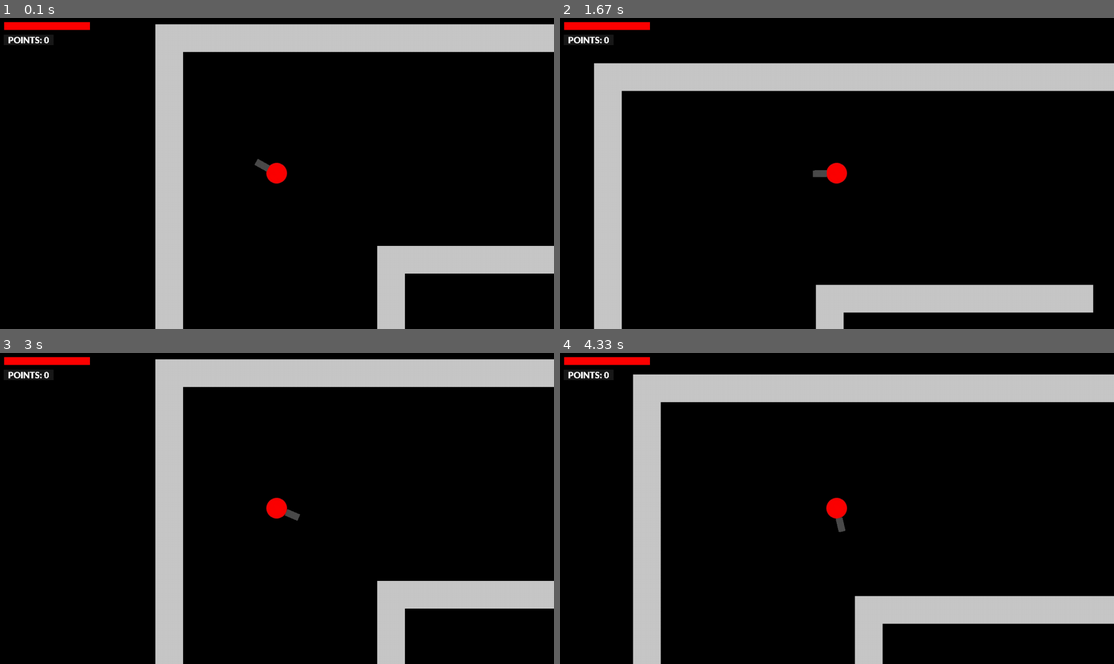
Above: before the commit, frames 1-4 (two rows, left to right).
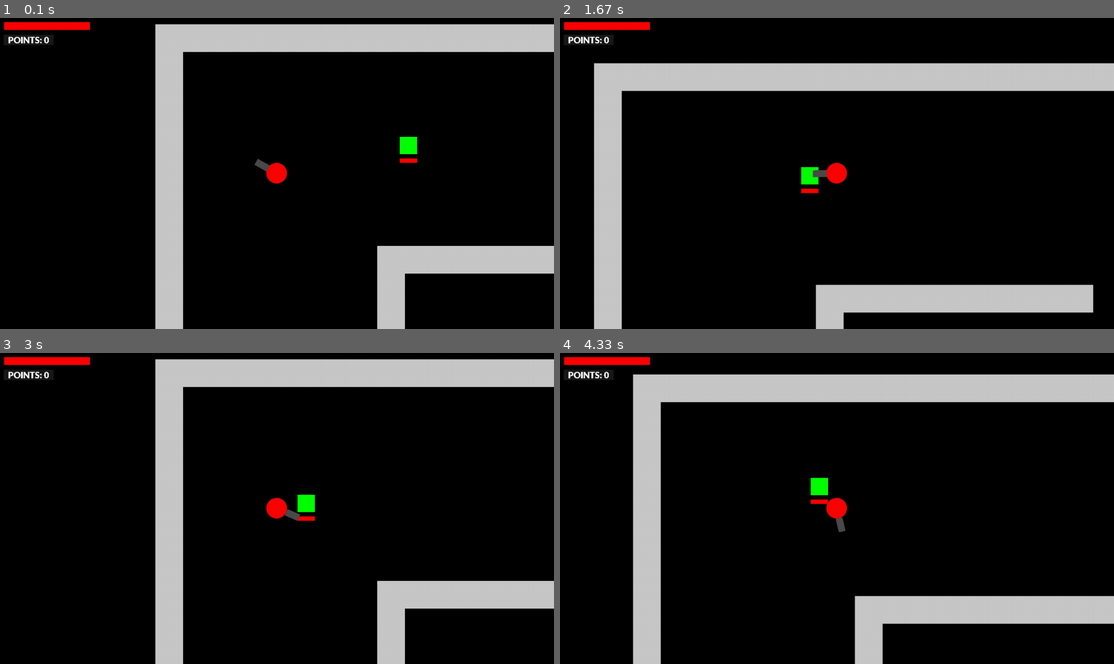
Above: after the commit, the same moments.

Repository: abmu/pygame-shooter-game
Game: pygame game, started from main.py
The game is run twice, just before and just after one commit, with the same random seed, the same clock (stepped at 60 frames per second) and the same inputs.
Inputs (mouse positions are in pixels of both pictures, inside the frame that each line leads up to):
- Up to frame 1 (0.1 s): no input
- Up to frame 2 (1.67 s): hold Right 0.33-0.8 s; move the mouse to (814, 185) at 0.37 s; hold Up 0.83-1.13 s; move the mouse to (1014, 164) at 0.87 s; hold Right 1.17-1.63 s; move the mouse to (704, 176) at 1.2 s
- Up to frame 3 (3 s): hold Left 1.67-2.2 s; move the mouse to (105, 461) at 1.7 s; hold Down 2.23-2.53 s; move the mouse to (360, 399) at 2.27 s; hold Left 2.57-2.97 s; move the mouse to (343, 536) at 2.6 s
- Up to frame 4 (4.33 s): hold Up 3-3.37 s; move the mouse to (848, 402) at 3.03 s; hold Right 3.4-4.03 s; move the mouse to (637, 499) at 3.43 s; hold Down from 4.07 s (still down); move the mouse to (842, 539) at 4.1 s

The runs differ from the first frame. In frame 1, 0.2% of the frame differs, in the area x 72-76%, y 38-47%; in frame 2, 0.2%; in frame 3, 0.2%, in the area x 53-57%, y 45-55%; in frame 4, 0.2%.

Commit message:
New commit

Diff:
--- a/bullet.py
+++ b/bullet.py
@@ -14,8 +14,11 @@
         self.pos_y = self.rect.y
 
         # movement
-        self.speed = 10
         self.obstacle_sprites = obstacle_sprites
+
+        # stats
+        self.speed = 1
+        self.power = 50
 
     def set_direction(self,middle_pos,mouse_pos):
         # calculate bullet direction vector
@@ -47,7 +50,11 @@
         # handle wall collisions
         for sprite in self.obstacle_sprites:
             if sprite.rect.colliderect(self.rect):
-                self.kill()
+                if sprite.__class__.__name__ == 'Tile':
+                    self.kill()
+                elif sprite.__class__.__name__ == 'Enemy':
+                    sprite.take_damage(self.power)
+                    self.kill()
 
     def update(self):
         # update bullet
--- /dev/null
+++ b/enemy.py
@@ -0,0 +1,83 @@
+import pygame
+from settings import *
+
+
+class Enemy(pygame.sprite.Sprite):
+    def __init__(self,pos,groups,obstacle_sprites):
+        # enemy setup
+        super().__init__(groups)
+        self.image = pygame.image.load('graphics/enemy.png').convert_alpha()
+        self.rect = self.image.get_rect(topleft = pos)
+
+        # movement
+        self.direction = pygame.math.Vector2()
+        self.plaayer_distance = None
+        self.obstacle_sprites = obstacle_sprites
+
+        # attack
+        self.attacking = False
+        self.attack_cooldown = 1000
+        self.attack_time = None
+
+        # stats
+        self.speed = 3
+        self.max_health = 100
+        self.health = self.max_health
+        self.power = 20
+        self.notice_radius = 100
+
+    def move(self,speed):
+        # normalize direction vector to ensure it is a unit vector
+        # if direction vector is diagonal the magnitude > 1 <- not unit vector
+        if self.direction.magnitude() != 0:
+            self.direction = self.direction.normalize()
+
+        self.rect.x += self.direction.x * speed
+        self.collision('horizontal')
+        self.rect.y += self.direction.y * speed
+        self.collision('vertical')
+
+    def collision(self,direction):
+        # handle horizontal collisons
+        if direction == 'horizontal':
+            for sprite in self.obstacle_sprites:
+                if sprite.rect.colliderect(self.rect) and sprite.__class__.__name__ == 'Tile':
+                    if self.direction.x < 0: # moving left
+                        self.rect.left = sprite.rect.right
+                    elif self.direction.x > 0: # moving right
+                        self.rect.right = sprite.rect.left
+
+        # handle vertical collisions
+        if direction == 'vertical':
+            for sprite in self.obstacle_sprites:
+                if sprite.rect.colliderect(self.rect) and sprite.__class__.__name__ == 'Tile':
+                    if self.direction.y < 0: # moving up
+                        self.rect.top = sprite.rect.bottom
+                    elif self.direction.y > 0: # moving down
+                        self.rect.bottom = sprite.rect.top
+
+    def calculate_player_distance_direction(self,player):
+        # calculate player distance from enemy
+        enemy_vector = pygame.math.Vector2(self.rect.center)
+        player_vector = pygame.math.Vector2(player.rect.center)
+        self.distance = (player_vector-enemy_vector).magnitude()
+
+        # check to see if enemy is already at the player
+        # if they are then they shouldn't move
+        if self.distance > 0:
+            self.direction = (player_vector-enemy_vector)
+        else:
+            self.direction = pygame.math.Vector2()
+
+    def take_damage(self,power):
+        self.health -= power
+        if self.health <= 0:
+            self.kill()
+
+    def update(self):
+        # upadte enemy
+        self.move(self.speed)
+
+    # method with access to the player object
+    def enemy_update(self,player):
+        self.calculate_player_distance_direction(player)
--- /dev/null
+++ b/health_bar.py
@@ -0,0 +1,35 @@
+import pygame
+from settings import *
+
+
+class HealthBar(pygame.sprite.Sprite):
+    def __init__(self,enemy,groups):
+        # health bar setup
+        super().__init__(groups)
+        self.enemy = enemy
+        self.screen = pygame.display.get_surface()
+        self.set_bar_dimensions()
+        self.rect = self.image.get_rect(topleft = self.get_pos())
+
+    def set_bar_dimensions(self):
+        # calculate current to max health ratio
+        ratio = self.enemy.health / self.enemy.max_health
+
+        # destroy health bar if enemy dies
+        if ratio <= 0:
+            self.kill()
+
+        # make new health bar image
+        self.image = pygame.Surface((40*ratio,10))
+        self.image.fill('red')
+
+    def get_pos(self):
+        # make position of the health bar underneath the enemy
+        return (self.enemy.rect.centerx-20,self.enemy.rect.centery+30)
+
+    def update(self):
+        # update enemy health bar
+        self.set_bar_dimensions()
+        pos = self.get_pos()
+        self.rect.x = pos[0]
+        self.rect.y = pos[1]
--- a/level.py
+++ b/level.py
@@ -4,6 +4,8 @@
 from player import Player
 from weapon import Weapon
 from bullet import Bullet
+from enemy import Enemy
+from health_bar import HealthBar
 from ui import UI
 
 
@@ -33,6 +35,9 @@
                 elif col == 'P':
                     self.player = Player((x,y),[self.visible_sprites],self.obstacle_sprites,self.create_bullet)
                     self.weapon = Weapon(self.player.rect,[self.visible_sprites],self.visible_sprites.get_middle_pos())
+                elif col == 'E':
+                    enemy = Enemy((x,y),[self.visible_sprites,self.obstacle_sprites],self.obstacle_sprites)
+                    HealthBar(enemy,[self.visible_sprites])
 
     def create_bullet(self):
         Bullet(self.weapon.get_pos(),[self.visible_sprites],self.obstacle_sprites,self.visible_sprites.get_middle_pos(),pygame.mouse.get_pos())
@@ -41,6 +46,7 @@
         # update and draw the level map and ui
         self.visible_sprites.draw(self.player)
         self.visible_sprites.update()
+        self.visible_sprites.enemy_update(self.player)
         self.ui.display(self.player)
 
 class CameraGroup(pygame.sprite.Group):
@@ -66,3 +72,9 @@
             # apply offset to each sprite
             offset_pos = sprite.rect.topleft - self.offset
             self.screen.blit(sprite.image,offset_pos)
+
+    def enemy_update(self,player):
+        # give the enemy objects access to the player object
+        enemy_sprites = [sprite for sprite in self.sprites() if sprite.__class__.__name__ == 'Enemy']
+        for enemy in enemy_sprites:
+            enemy.enemy_update(player)
--- a/player.py
+++ b/player.py
@@ -17,7 +17,7 @@
         self.pressed = False
         self.create_bullet = create_bullet
         self.attacking = False
-        self.attack_cooldown = 100
+        self.attack_cooldown = 200
         self.attack_time = None
 
         # stats
@@ -71,7 +71,7 @@
         # handle horizontal collisons
         if direction == 'horizontal':
             for sprite in self.obstacle_sprites:
-                if sprite.rect.colliderect(self.rect):
+                if sprite.rect.colliderect(self.rect) and sprite.__class__.__name__ == 'Tile':
                     if self.direction.x < 0: # moving left
                         self.rect.left = sprite.rect.right
                     elif self.direction.x > 0: # moving right
@@ -80,7 +80,7 @@
         # handle vertical collisions
         if direction == 'vertical':
             for sprite in self.obstacle_sprites:
-                if sprite.rect.colliderect(self.rect):
+                if sprite.rect.colliderect(self.rect) and sprite.__class__.__name__ == 'Tile':
                     if self.direction.y < 0: # moving up
                         self.rect.top = sprite.rect.bottom
                     elif self.direction.y > 0: # moving down
--- a/settings.py
+++ b/settings.py
@@ -9,7 +9,7 @@
 ['x',' ',' ',' ',' ',' ',' ',' ',' ',' ',' ',' ',' ',' ',' ',' ',' ',' ',' ',' ',' ',' ',' ',' ',' ',' ',' ','x',' ',' ',' ',' ',' ',' ',' ',' ',' ',' ',' ',' ',' ',' ',' ',' ',' ',' ',' ',' ',' ',' ',' ',' ',' ',' ','x'],
 ['x',' ',' ',' ',' ',' ',' ',' ',' ',' ',' ',' ',' ',' ',' ',' ',' ',' ',' ',' ',' ',' ',' ',' ',' ',' ',' ','x',' ',' ',' ',' ',' ',' ',' ',' ',' ',' ',' ',' ',' ',' ',' ',' ',' ',' ',' ',' ',' ',' ',' ',' ',' ',' ','x'],
 ['x',' ',' ',' ',' ',' ',' ',' ',' ',' ',' ',' ',' ',' ',' ',' ',' ',' ',' ',' ',' ',' ',' ',' ',' ',' ',' ',' ',' ',' ',' ',' ',' ',' ',' ',' ',' ',' ',' ',' ',' ',' ',' ',' ',' ',' ',' ',' ',' ',' ',' ',' ',' ',' ','x'],
-['x',' ',' ',' ',' ',' ',' ',' ',' ',' ',' ',' ',' ',' ',' ',' ',' ',' ',' ',' ',' ',' ',' ',' ',' ',' ',' ',' ',' ',' ',' ',' ',' ',' ',' ',' ',' ',' ',' ',' ',' ',' ',' ',' ',' ',' ',' ',' ',' ',' ',' ',' ',' ',' ','x'],
+['x',' ',' ',' ',' ',' ',' ',' ',' ','E',' ',' ',' ',' ',' ',' ',' ',' ',' ',' ',' ',' ',' ',' ',' ',' ',' ',' ',' ',' ',' ',' ',' ',' ',' ',' ',' ',' ',' ',' ',' ',' ',' ',' ',' ',' ',' ',' ',' ',' ',' ',' ',' ',' ','x'],
 ['x',' ',' ',' ','P',' ',' ',' ',' ',' ',' ',' ',' ',' ',' ',' ',' ',' ',' ',' ',' ',' ',' ',' ',' ',' ',' ',' ',' ',' ',' ',' ',' ',' ',' ',' ',' ',' ',' ',' ',' ',' ',' ',' ',' ',' ',' ',' ',' ',' ',' ',' ',' ',' ','x'],
 ['x',' ',' ',' ',' ',' ',' ',' ',' ',' ',' ',' ',' ',' ',' ',' ',' ',' ',' ',' ',' ',' ',' ',' ',' ',' ',' ','x',' ',' ',' ',' ',' ',' ',' ',' ',' ',' ',' ',' ',' ',' ',' ',' ',' ',' ',' ',' ',' ',' ',' ',' ',' ',' ','x'],
 ['x',' ',' ',' ',' ',' ',' ',' ',' ',' ',' ',' ',' ',' ',' ',' ',' ',' ',' ',' ',' ',' ',' ',' ',' ',' ',' ','x',' ',' ',' ',' ',' ',' ',' ',' ',' ',' ',' ',' ',' ',' ',' ',' ',' ',' ',' ',' ',' ',' ',' ',' ',' ',' ','x'],
Binary file added: graphics/enemy.png
